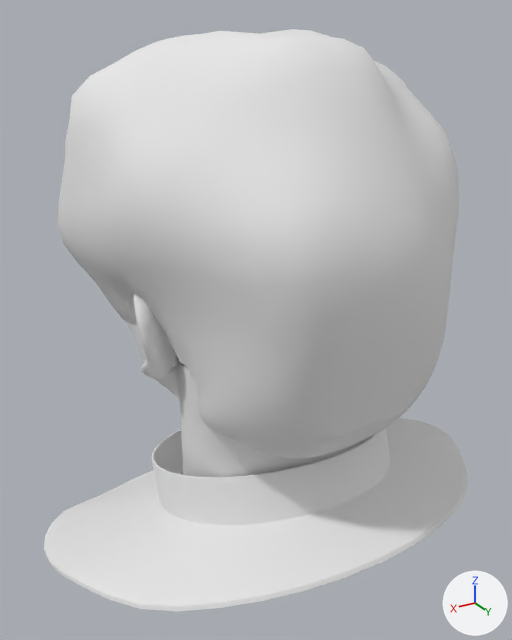
An edit to the OBJ model sample_models/Female_Avatar_With_Short hair.obj, drawn before and after from the same camera.
Both versions are drawn from a 50 mm lens placed at (9.43, 15.91, 6.45), pointed at (0.02, 0.22, -1.39). Every picture has the same lights, and +X, +Y and +Z are marked at lower right. Where no turn or scale is listed for an object, it has been applied to the vertices. Vertices at the same position are counted once.

The scene before the commit, as lines of its bpy script (objects in view):
```python
me_female_avatar_with_short_hair = bpy.data.meshes.new('Female_Avatar_With_Short hair')
me_female_avatar_with_short_hair.from_pydata(...)  # 6199 vertices, 6073 faces; spans x -6.5..6.5, y -5.5..6.0, z -9.0..6.1
# faces by material slot: [3729, 172, 1028, 778, 46, 320]
me_female_avatar_with_short_hair.materials.append(mat_polysurface1sg)  # white #e7e7e7
me_female_avatar_with_short_hair.materials.append(mat_collersg)  # white #e7e7e7
me_female_avatar_with_short_hair.materials.append(mat_bodysg)  # white #e7e7e7
me_female_avatar_with_short_hair.materials.append(mat_hairsg)  # white #e7e7e7
me_female_avatar_with_short_hair.materials.append(mat_polysurface2sg)  # white #e7e7e7
me_female_avatar_with_short_hair.materials.append(mat_polysurface3sg)  # white #e7e7e7
ob_female_avatar_with_short_hair = bpy.data.objects.new('Female_Avatar_With_Short hair', me_female_avatar_with_short_hair)
ob_female_avatar_with_short_hair.location = (0.0, 0.0, 0.0)
```
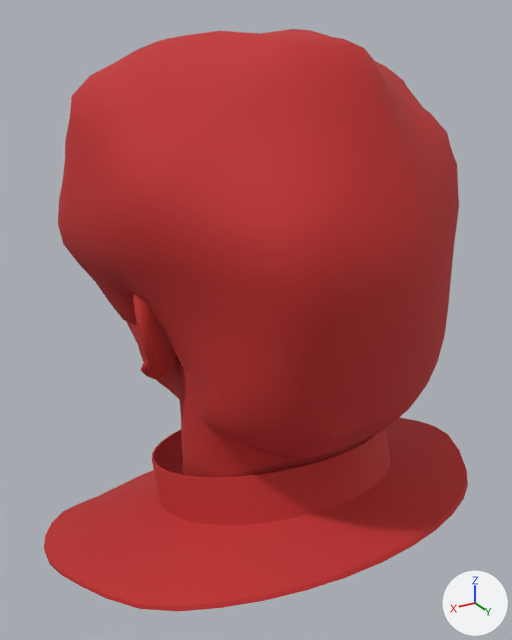
The newer file is also rescaled (x5.847), turned or shifted as a whole; pictures and numbers use the older file's frame.

Boxes (x1, y1, x2, y2) around the edits, measured in the pictures (512 x 640 px; the box of a moved part takes in the faces that stretch with it):
```json
{"part": 1, "of": "me_female_avatar_with_short_hair", "change": "moved or reshaped", "before": [45, 410, 433, 564], "after": [45, 410, 433, 558]}
{"part": 2, "of": "me_female_avatar_with_short_hair", "change": "recoloured", "before": [126, 293, 372, 477], "after": [126, 293, 372, 477], "on screen": "white to red"}
{"part": 3, "of": "me_female_avatar_with_short_hair", "change": "recoloured", "before": [152, 429, 390, 525], "after": [152, 429, 390, 525], "on screen": "white to red"}
{"part": 4, "of": "me_female_avatar_with_short_hair", "change": "recoloured", "before": [46, 426, 468, 611], "after": [46, 426, 468, 611], "on screen": "white to red"}
{"part": 5, "of": "me_female_avatar_with_short_hair", "change": "recoloured", "before": [58, 29, 459, 458], "after": [58, 29, 459, 458], "on screen": "white to red"}
```

The change, as JSON lines over the scene's bpy script:
```json
{"op": "add", "block": "mat_wire_134006006", "code": ["mat_wire_134006006 = principled_material('wire_134006006')", "mat_wire_134006006.base_color = (0.525, 0.0235, 0.0235)  # red #c02a2a", "mat_wire_134006006.roughness = 0.821"]}
{"block": "me_female_avatar_with_short_hair", "where": "# used by ob_female_avatar_with_short_hair; location = (0.0, 0.0, 0.0)"}
{"op": "remove", "block": "me_female_avatar_with_short_hair", "code": "me_female_avatar_with_short_hair.from_pydata(...)  # 6199 vertices, 6073 faces; spans x -6.5..6.5, y -5.5..6.0, z -9.0..6.1"}
{"op": "remove", "block": "me_female_avatar_with_short_hair", "code": "me_female_avatar_with_short_hair.materials.append(mat_polysurface2sg)  # white #e7e7e7"}
{"op": "remove", "block": "me_female_avatar_with_short_hair", "code": "me_female_avatar_with_short_hair.materials.append(mat_polysurface3sg)  # white #e7e7e7"}
{"op": "add", "block": "me_female_avatar_with_short_hair", "code": "me_female_avatar_with_short_hair.from_pydata(...)  # 6197 vertices, 6079 faces; spans x -6.5..6.5, y -5.5..6.0, z -9.0..6.1"}
{"block": "me_female_avatar_with_short_hair", "change": "me_female_avatar_with_short_hair part 1: 84 vertices moved within x -6.5..6.4, y -4.9..5.2, z -8.6..0.7; 2 vertices removed from x 0.5..0.8, y 5.2, z -2.2"}
{"block": "me_female_avatar_with_short_hair", "change": "me_female_avatar_with_short_hair part 2: 3270 faces spanning x -4.1..4.1, y -5.5..5.3, z -7.3..5.5 switch from mat_polysurface1sg (white #e7e7e7) to mat_wire_134006006 (red #c02a2a)"}
{"block": "me_female_avatar_with_short_hair", "change": "me_female_avatar_with_short_hair part 3: 165 faces spanning x -3.4..3.4, y -4.9..4.4, z -8.9..-3.7 switch from mat_collersg (white #e7e7e7) to mat_wire_134006006 (red #c02a2a)"}
{"block": "me_female_avatar_with_short_hair", "change": "me_female_avatar_with_short_hair part 4: 529 faces spanning x -6.5..6.5, y -4.8..6.0, z -9.0..-3.7 switch from mat_bodysg (white #e7e7e7) to mat_wire_134006006 (red #c02a2a)"}
{"block": "me_female_avatar_with_short_hair", "change": "me_female_avatar_with_short_hair part 5: 760 faces spanning x -4.9..4.9, y -4.0..5.8, z -3.4..6.1 switch from mat_hairsg (white #e7e7e7) to mat_wire_134006006 (red #c02a2a)"}
```
